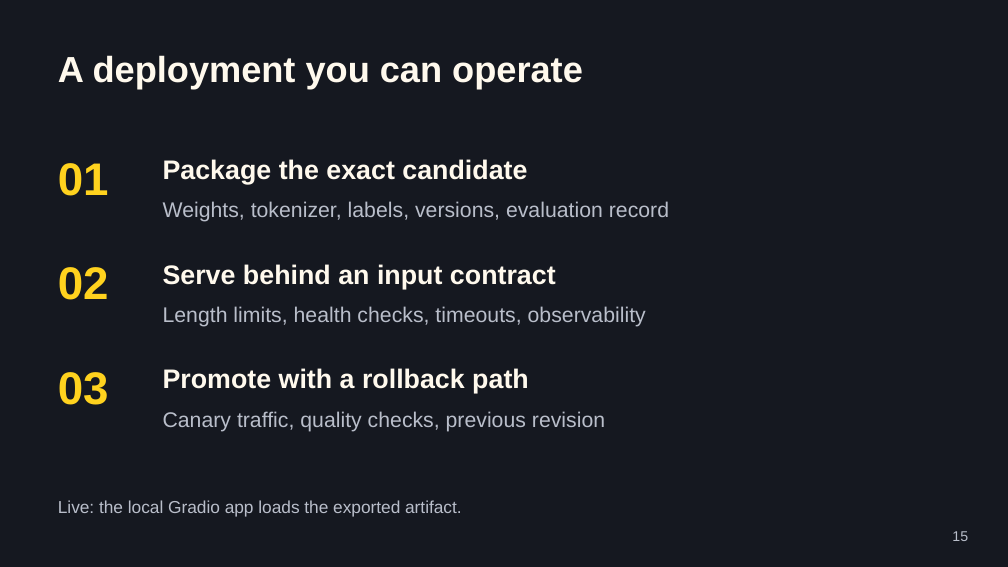
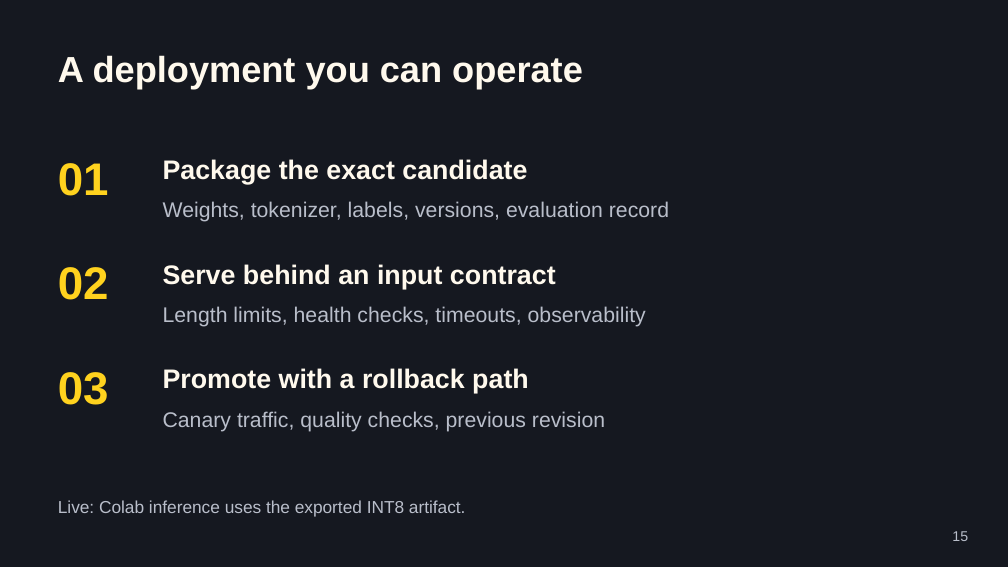
Before and after one commit to jemsbhai/bringing-the-heat, a slide deck: slide 15 of output/Bringing-the-Heat.pptx. Drawn at 1008x567 pixels with LibreOffice and Linux fonts; fonts in the diff are those of the drawing. Boxes give left, top, right and bottom in pixels: in the first picture for what was removed or moved away, otherwise in the second. Text is boxed around its words. In the diff, an @@ line names an element or a change of style, - is before the commit and + after.

Commit message:
Publish verified Colab execution and align live demo slides

```diff
--- a/output/Bringing-the-Heat.pptx
+++ b/output/Bringing-the-Heat.pptx
@@ text at box(58, 500, 466, 517): text changed @@
-Live: the local Gradio app loads the exported artifact.
+Live: Colab inference uses the exported INT8 artifact.
```
Also in this commit, not shown: 1 other slide changed, 8 other files.
